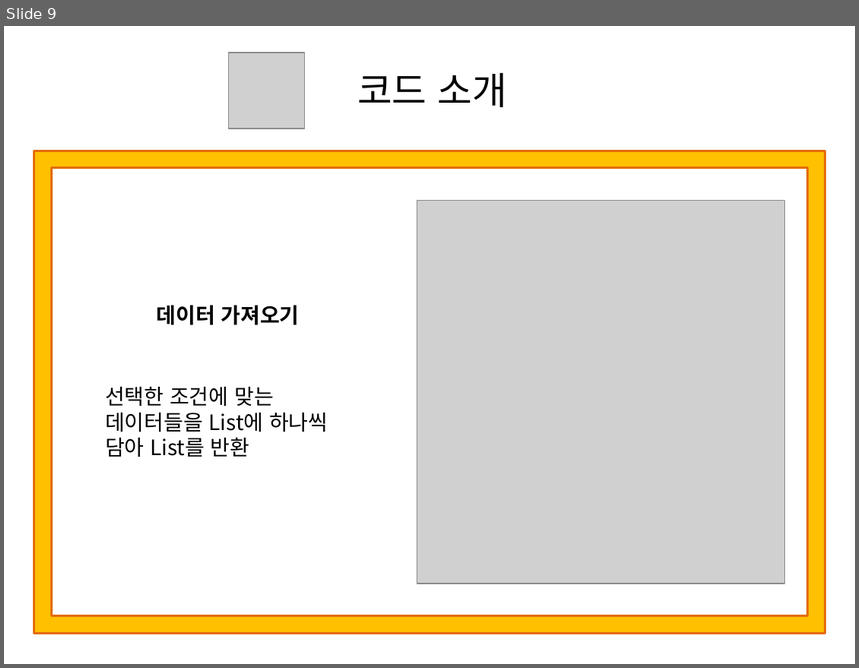
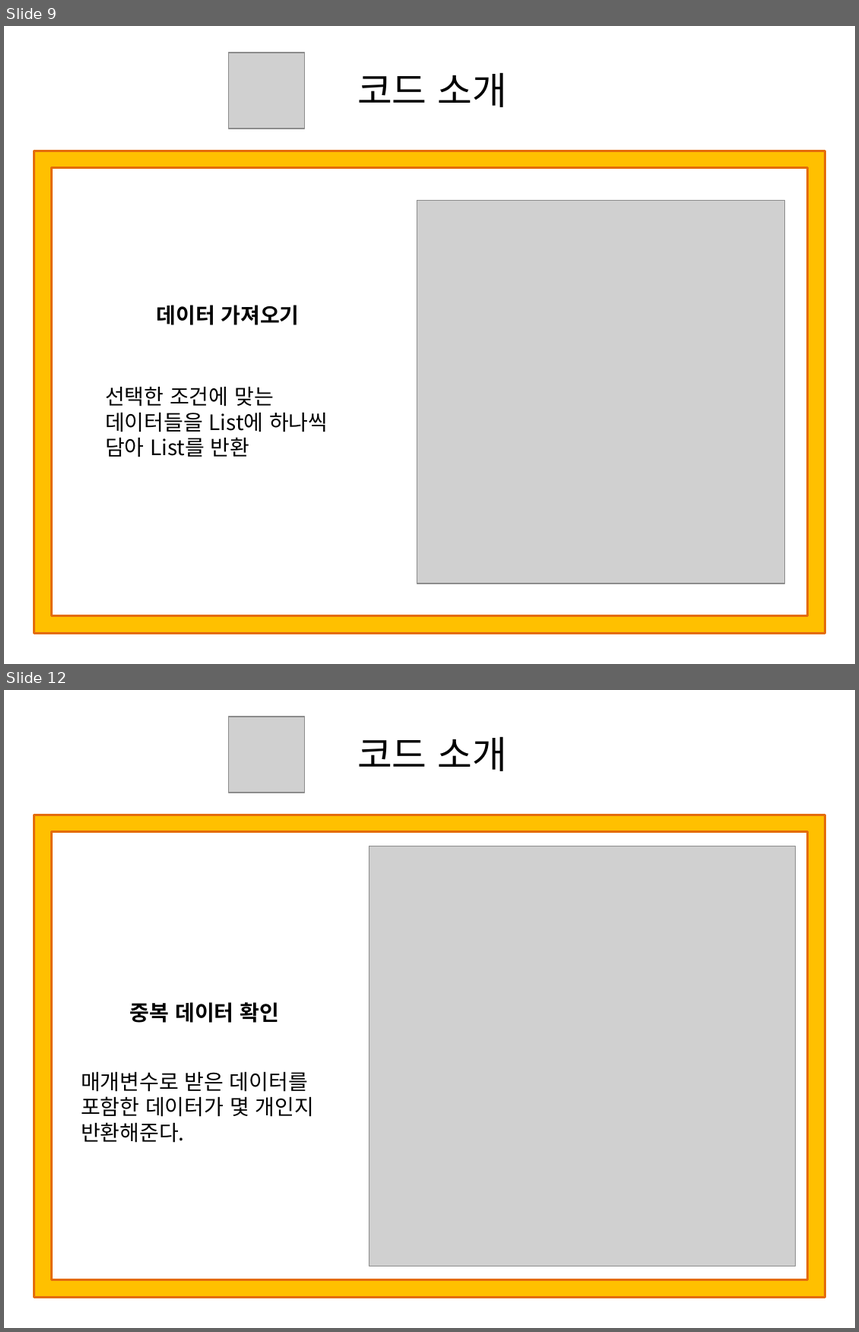
Before and after one commit to Yorgos7784/SW_Lesson, a slide deck: Portfolio/ppt/CarManagementProgram.pptx. Shown one above the other, each under a label of ours: slide 9 before the commit, slides 9 and 12 after it; the slides between them are not shown. The pictures are 859x668 and 859x1332 pixels, drawn with LibreOffice and Linux fonts; fonts in the diff are those of the drawing; grey boxes stand for pictures. Boxes give left, top, right and bottom in pixels: in the first picture for what was removed or moved away, otherwise in the second. Text is boxed around its words. In the diff, an @@ line names an element or a change of style, - is before the commit and + after.

```diff
--- a/Portfolio/ppt/CarManagementProgram.pptx
+++ b/Portfolio/ppt/CarManagementProgram.pptx
@@ slide 12 added at (x1=4, y1=690, x2=855, y2=1328), background #FFFFFF @@
@@ picture added at (x1=229, y1=717, x2=304, y2=792) @@
@@ text added at (x1=357, y1=737, x2=508, y2=771), 32 pt, text #000000 @@
+코드 소개
@@ frame added at (x1=34, y1=815, x2=825, y2=1298), fill #FFC000, outline #E46C0A 2 pt @@
@@ picture added at (x1=369, y1=846, x2=796, y2=1266) @@
@@ text added at (x1=130, y1=1002, x2=279, y2=1023), 18 pt, text #000000, bold @@
+중복 데이터 확인
@@ text added at (x1=81, y1=1072, x2=314, y2=1143), 18 pt, text #000000 @@
+매개변수로 받은 데이터를 포함한 데이터가 몇 개인지 반환해준다.
```
Also in this commit, not shown: 1 slide changed, 9 other slides added, 36 other files.
